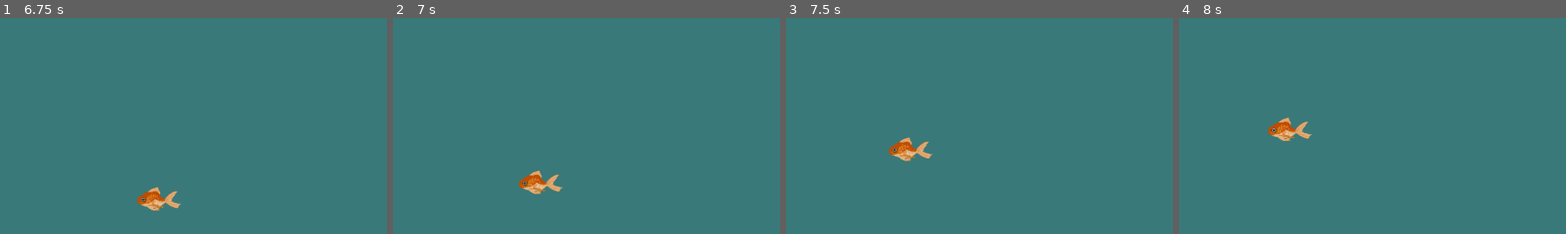
Above: before the commit, frames 1-4 (left to right).
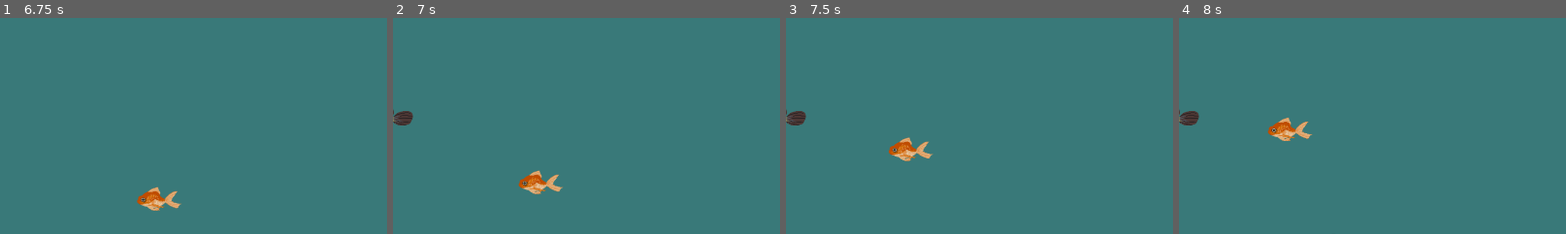
Above: after the commit, the same moments.

Repository: RajwolChapagain/Fishing-Mini-Game
Game: Godot game, scene res://main.tscn
The game is run twice, just before and just after one commit, with the same random seed, the same clock (stepped at 60 frames per second) and the same inputs. The engine's default icon, where the game draws it, is replaced by a stand-in: a white triangle on a blue panel in a dark square.
Inputs (mouse positions are % of the whole screen's width and height, from its top left):
- Up to frame 1 (6.75 s): tap Enter at 0.5, 2, 3.5 s; move the mouse to (72, 45) at 0.52 s; press the mouse at (72, 45) at 0.53 s; tap Space at 1.25, 2.75, 4.25 s; move the mouse to (30, 55) at 1.27 s; release the mouse at (30, 55) at 1.28 s; click (30, 55) at 1.35 s; move the mouse to (60, 28) at 2.02 s; press the mouse at (60, 28) at 2.03 s; move the mouse to (45, 70) at 2.77 s; release the mouse at (45, 70) at 2.78 s; click (45, 70) at 2.85 s; move the mouse to (80, 65) at 3.52 s; press the mouse at (80, 65) at 3.53 s; move the mouse to (20, 35) at 4.27 s; release the mouse at (20, 35) at 4.28 s; click (20, 35) at 4.35 s; move the mouse to (55, 50) at 5.02 s; press the mouse at (55, 50) at 5.03 s; move the mouse to (35, 25) at 5.77 s; release the mouse at (35, 25) at 5.78 s; click (35, 25) at 5.85 s; move the mouse to (72, 45) at 6.52 s; press the mouse at (72, 45) at 6.53 s
- Up to frame 2 (7 s): no input
- Up to frame 3 (7.5 s): move the mouse to (30, 55) at 7.27 s; release the mouse at (30, 55) at 7.28 s; click (30, 55) at 7.35 s
- Up to frame 4 (8 s): no input
The pictures show only the part of the screen within x 0-50%, y 50-100%; the shares and areas given below are measured in that part.

Frame 1 is identical in both runs. In frame 2, 0.3% of the frame differs, in the area x 0-6%, y 42-50%; in frame 3, 0.3%; in frame 4, 0.3%.

Commit message:
Connect big fish despawn signal to level

Diff:
--- a/fish.gd
+++ b/fish.gd
@@ -12,6 +12,7 @@
 
 signal fish_hooked(clicks_to_catch)
 signal fish_escaped(clicks_to_catch)
+signal big_fish_despawned
 
 func _ready():
 	$EscapeTimer.wait_time = escape_time
@@ -67,8 +68,7 @@
 	$MoveTimer.start()
 	fish_escaped.emit(clicks_to_catch)
 
-
 func _on_visible_on_screen_notifier_2d_screen_exited():
 	if is_in_group("big_fish"):
-		print("Game lost")
+		big_fish_despawned.emit()
 	queue_free()
--- a/level1/level_1.gd
+++ b/level1/level_1.gd
@@ -18,6 +18,7 @@
 func _on_spawner_fish_spawned(fish):
 	fish.fish_hooked.connect(on_fish_hooked)
 	fish.fish_escaped.connect(on_fish_escaped)
+	fish.big_fish_despawned.connect(on_big_fish_despawned)
 
 func _on_fisherman_caught_small_fish(small_fish_count):
 	$HUD.set_num_small_fish_caught(small_fish_count)
@@ -36,3 +37,6 @@
 func check_if_fish_requirement_fullfilled():
 	if $Fisherman.small_fish_caught == small_fish_to_catch and $Fisherman.medium_fish_caught == medium_fish_to_catch:
 		$Spawner.spawn_big_fish()
+
+func on_big_fish_despawned():
+	print("Game over")
--- a/level1/level_1.tscn
+++ b/level1/level_1.tscn
@@ -19,7 +19,6 @@
 position = Vector2(1729, 318)
 
 [node name="Spawner" parent="." instance=ExtResource("2_wguwc")]
-one_shot = true
 fishes = Array[PackedScene]([ExtResource("4_a7y8v"), ExtResource("3_oefr3")])
 big_fish_scene = ExtResource("6_i8krd")
 
